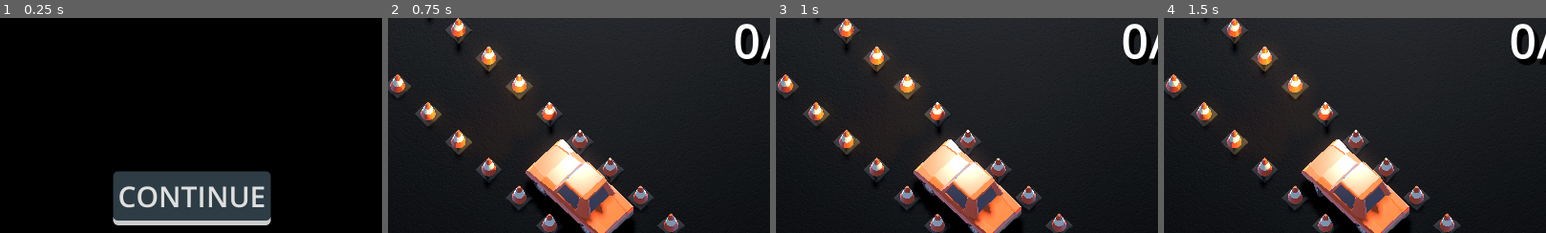
Above: before the commit, frames 1-4 (left to right).
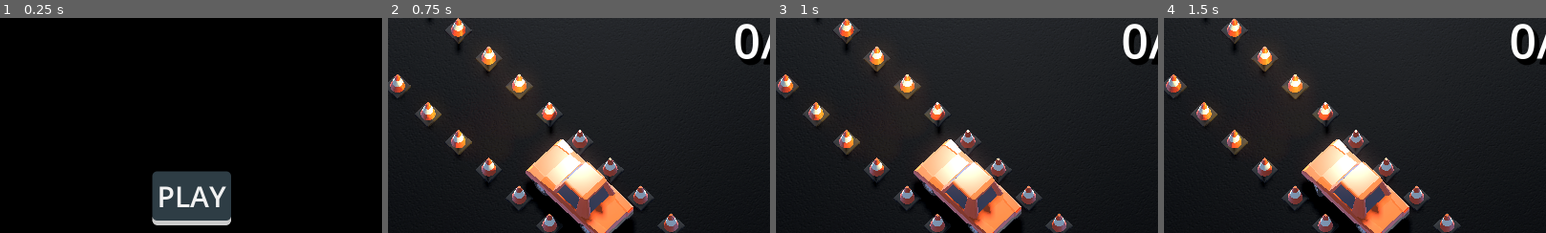
Above: after the commit, the same moments.

Repository: TomMurray/ValetV2
Game: Godot game, scene res://scenes/ui/main_menu.tscn
The game is run twice, just before and just after one commit, with the same random seed, the same clock (stepped at 60 frames per second) and the same inputs.
Inputs:
- Up to frame 1 (0.25 s): no input
- Up to frame 2 (0.75 s): click "CONTINUE" (after the commit: "PLAY") at 0.5 s
- Up to frame 3 (1 s): no input
- Up to frame 4 (1.5 s): tap Enter at 1.25 s; hold Right (steer_right) from 1.28 s (still down)
The pictures show only the part of the screen within x 25-75%, y 8-58%; the shares and areas given below are measured in that part.

The runs differ from the first frame. In frame 1, 6.5% of the frame differs, in the area x 29-71%, y 71-97%; in frame 2, nothing differs; in frame 3, nothing differs; in frame 4, nothing differs.

Commit message:
Make the play button be focused when launching the game

Diff:
--- a/scenes/ui/main_menu.tscn
+++ b/scenes/ui/main_menu.tscn
@@ -1,6 +1,7 @@
-[gd_scene load_steps=5 format=3 uid="uid://dwcirsvne3wr4"]
+[gd_scene load_steps=6 format=3 uid="uid://dwcirsvne3wr4"]
 
 [ext_resource type="Theme" uid="uid://dpqnmj3en2tdc" path="res://themes/in_game_overlay.tres" id="1_m8ha8"]
+[ext_resource type="Script" path="res://scripts/ui/play_button.gd" id="2_tnoln"]
 [ext_resource type="Script" path="res://scripts/components/scene_tree_navigator.gd" id="2_tqvoh"]
 [ext_resource type="Script" path="res://scripts/components/scene_tree_node.gd" id="3_21n6l"]
 
@@ -36,13 +37,14 @@
 grow_horizontal = 2
 grow_vertical = 2
 
-[node name="continue_button" type="Button" parent="CenterContainer"]
+[node name="play_button" type="Button" parent="CenterContainer"]
 layout_mode = 2
 theme = ExtResource("1_m8ha8")
-text = "CONTINUE"
+text = "PLAY"
+script = ExtResource("2_tnoln")
 
 [node name="SceneTreeNavigator" type="Node" parent="."]
 script = ExtResource("2_tqvoh")
 scene_tree_node = SubResource("Resource_pcy16")
 
-[connection signal="pressed" from="CenterContainer/continue_button" to="SceneTreeNavigator" method="goto_curr_child"]
+[connection signal="pressed" from="CenterContainer/play_button" to="SceneTreeNavigator" method="goto_curr_child"]
--- /dev/null
+++ b/scripts/ui/play_button.gd
@@ -0,0 +1,4 @@
+extends Button
+
+func _ready():
+	grab_focus()
